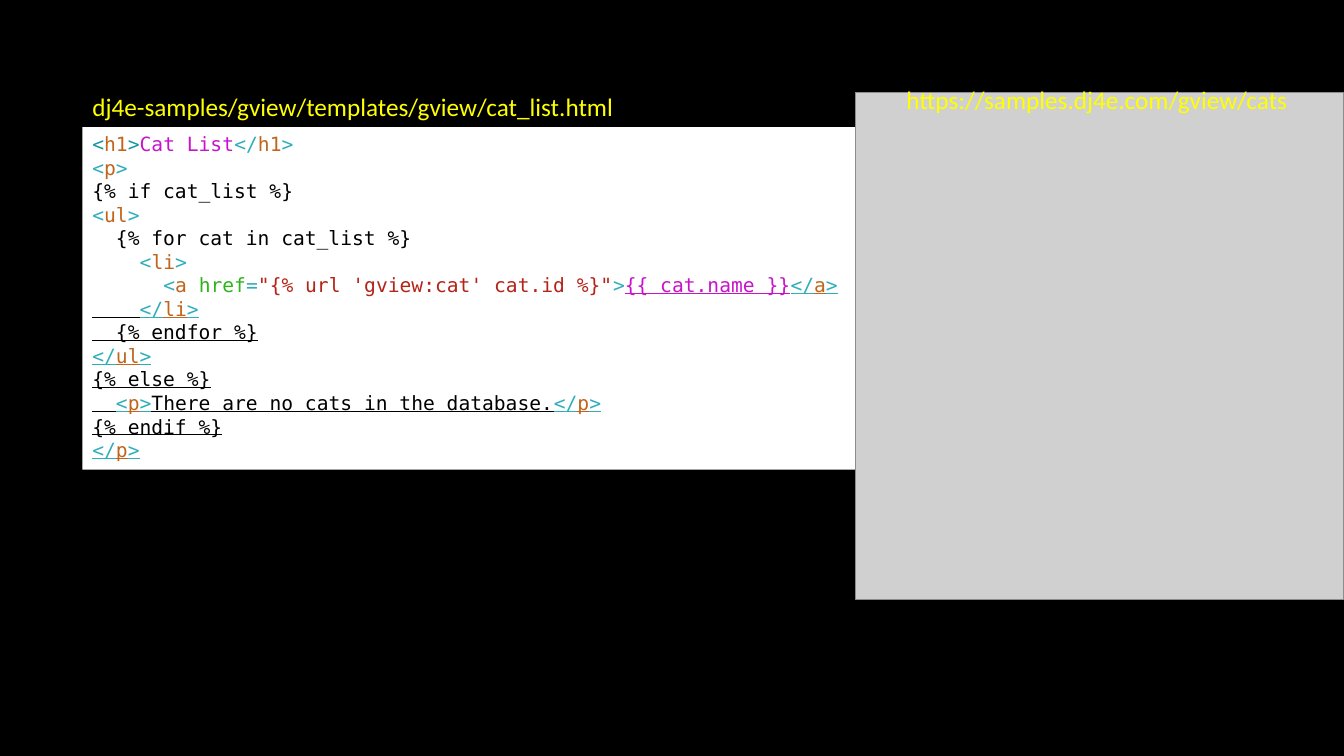
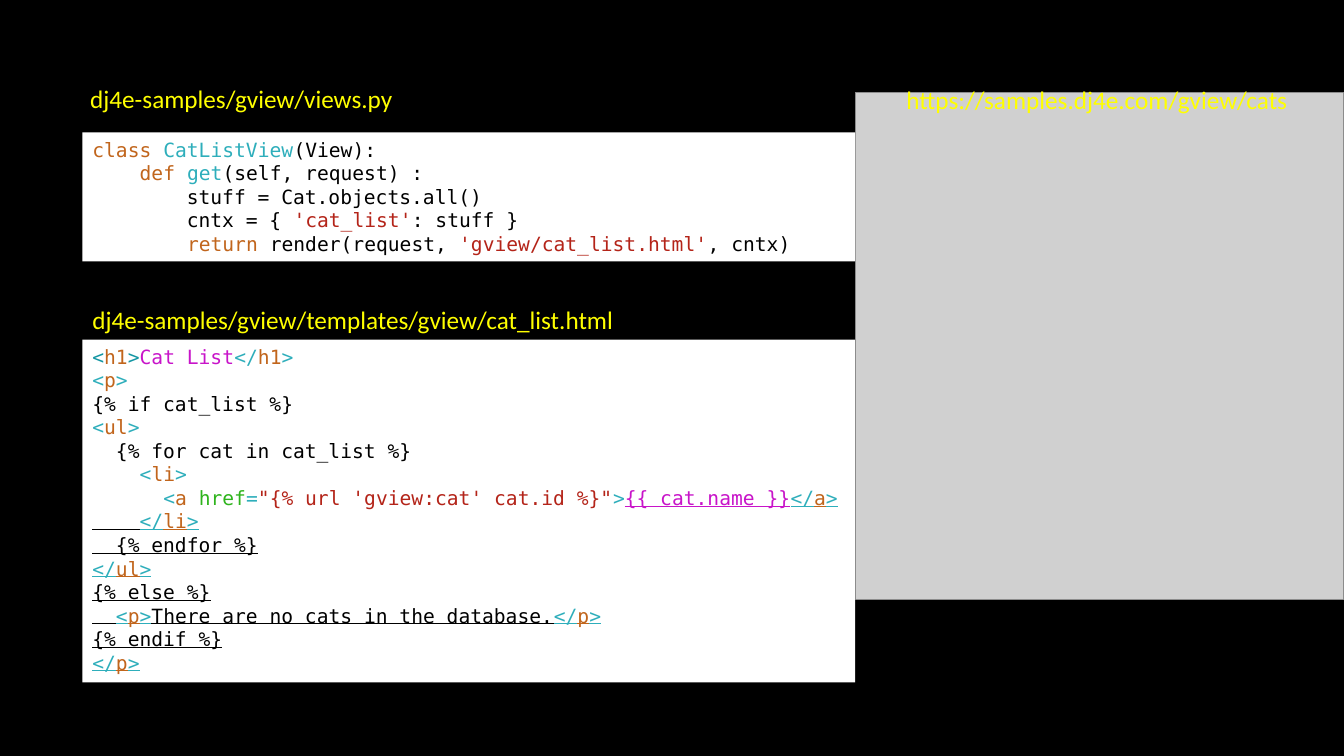
Before and after one commit to csev/dj4e, a slide deck: slide 4 of lectures/DJ-07-Views-Generic.pptx (slide 5 before the commit). Drawn at 1344x756 pixels with LibreOffice and Linux fonts; fonts in the diff are those of the drawing; grey boxes stand for pictures. Boxes give left, top, right and bottom in pixels: in the first picture for what was removed or moved away, otherwise in the second. Text is boxed around its words. In the diff, an @@ line names an element or a change of style, - is before the commit and + after.

```diff
--- a/lectures/DJ-07-Views-Generic.pptx
+++ b/lectures/DJ-07-Views-Generic.pptx
@@ text added at (90,90,392,113), 18 pt, text #FFFF00 @@
+dj4e-samples/gview/views.py
@@ rectangle added at (83,132,856,261), fill #FFFFFF, 14 pt, text #000000 @@
+class CatListView(View):
+def get(self, request) :
+stuff = Cat.objects.all()
+cntx = { 'cat_list': stuff }
+return render(request, 'gview/cat_list.html', cntx)
@@ text "dj4e-samples/gview/templates/gview/cat_list.html": place and size @@
-text "dj4e-samples/gview/templates/gview/cat_list.html" at (92,98,613,121)
+text "dj4e-samples/gview/templates/gview/cat_list.html" at (92,311,613,334)
@@ rectangle "<h1>Cat List</h1>": place and size @@
-rectangle "<h1>Cat List</h1>" at (83,127,856,470)
+rectangle "<h1>Cat List</h1>" at (83,340,856,683)
```
Also in this commit, not shown: 4 other slides changed, 1 slide removed, 2 other files.
